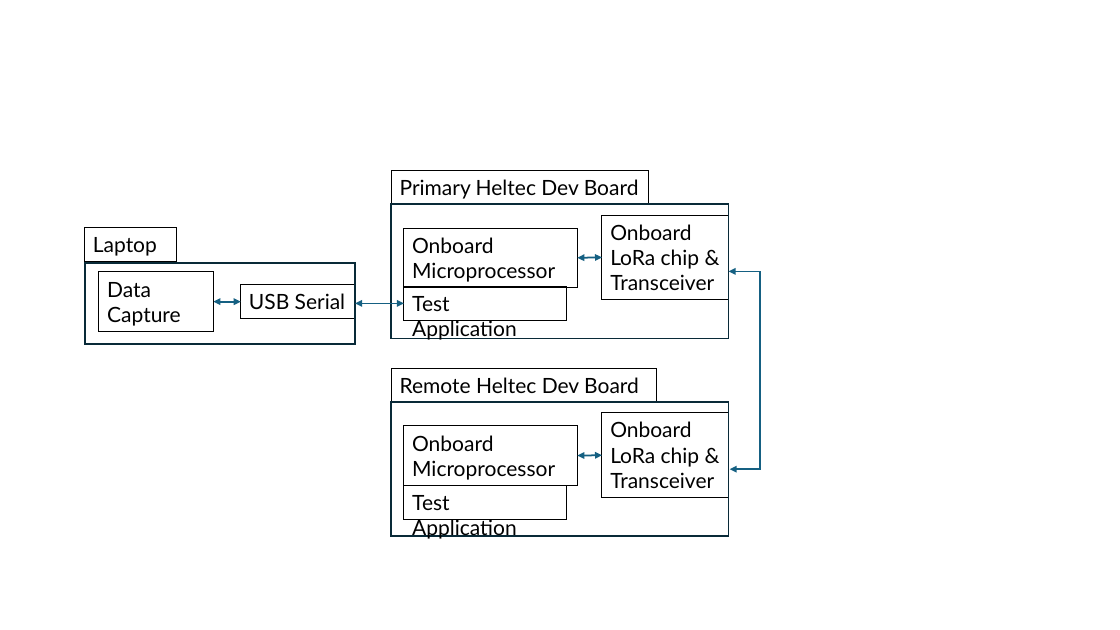
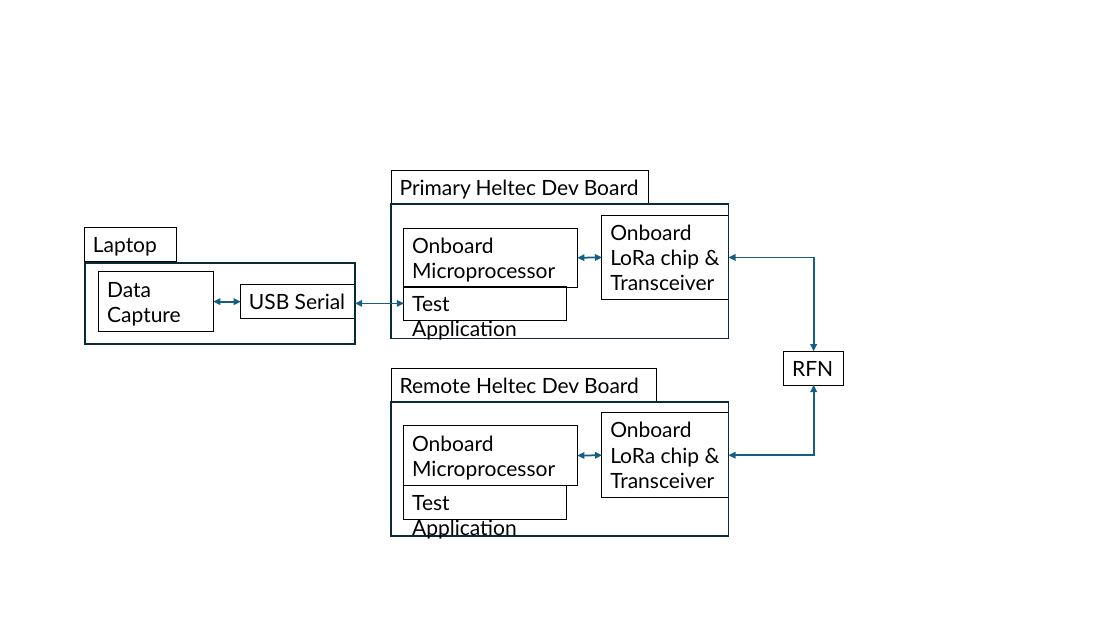
Before and after one commit to Brycycle/WES-CAPSTONE, a slide deck: slide 2 of Misc files/Capstone Diagrams.pptx. Drawn at 1120x630 pixels with LibreOffice and Linux fonts; fonts in the diff are those of the drawing. Boxes give left, top, right and bottom in pixels: in the first picture for what was removed or moved away, otherwise in the second. Text is boxed around its words. In the diff, an @@ line names an element or a change of style, - is before the commit and + after.

```diff
--- a/Misc files/Capstone Diagrams.pptx
+++ b/Misc files/Capstone Diagrams.pptx
@@ elbow double arrow added from (728, 257) to (814, 351), #156082 1.5 pt @@
@@ rectangle added at box(784, 351, 844, 385), outline #000000 0.75 pt, 18 pt, text #000000 @@
+RFN
@@ elbow double arrow moved from (728, 271) - (730, 470) to (814, 385) - (728, 455) @@
```
Also in this commit, not shown: 2 other slides changed, 2 other files.
